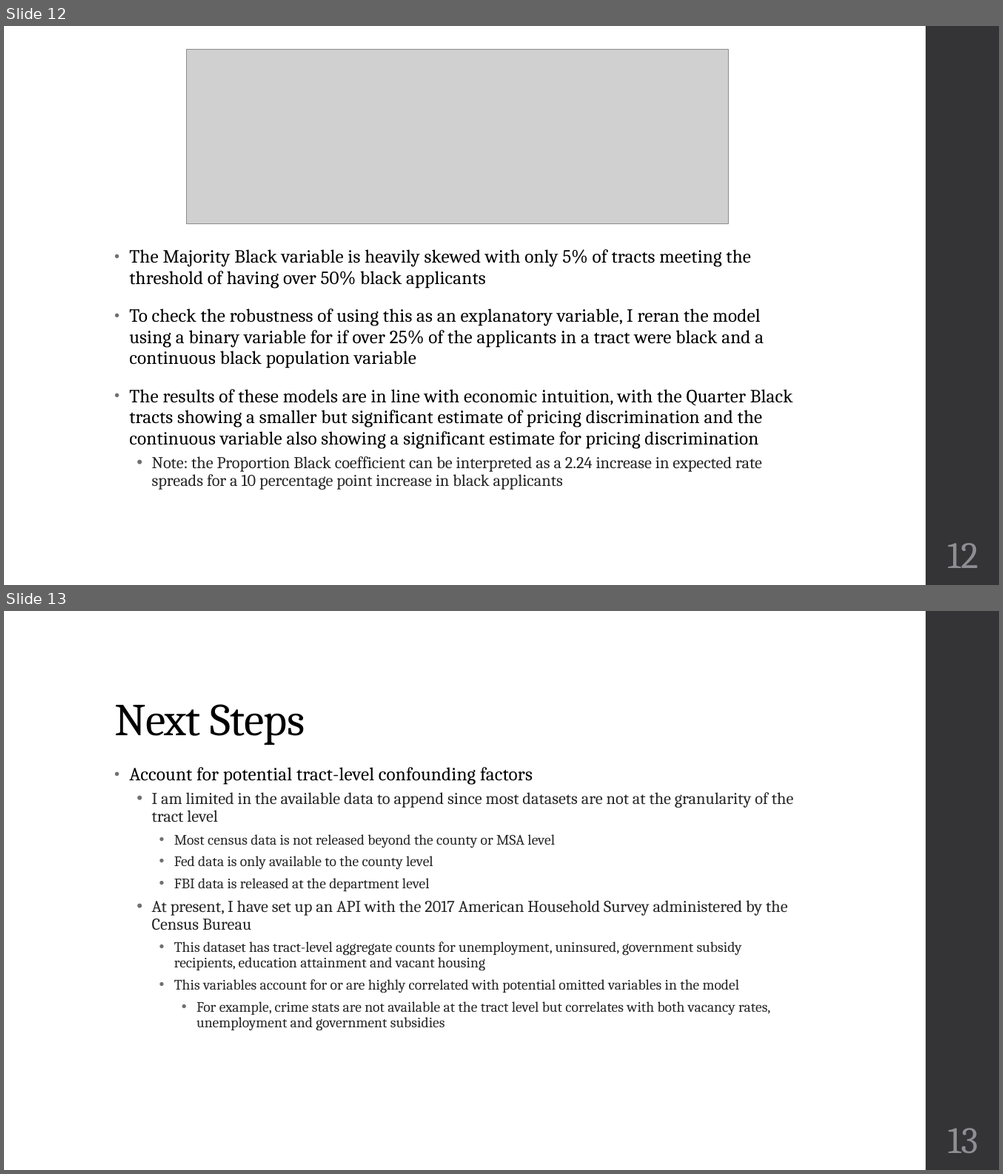
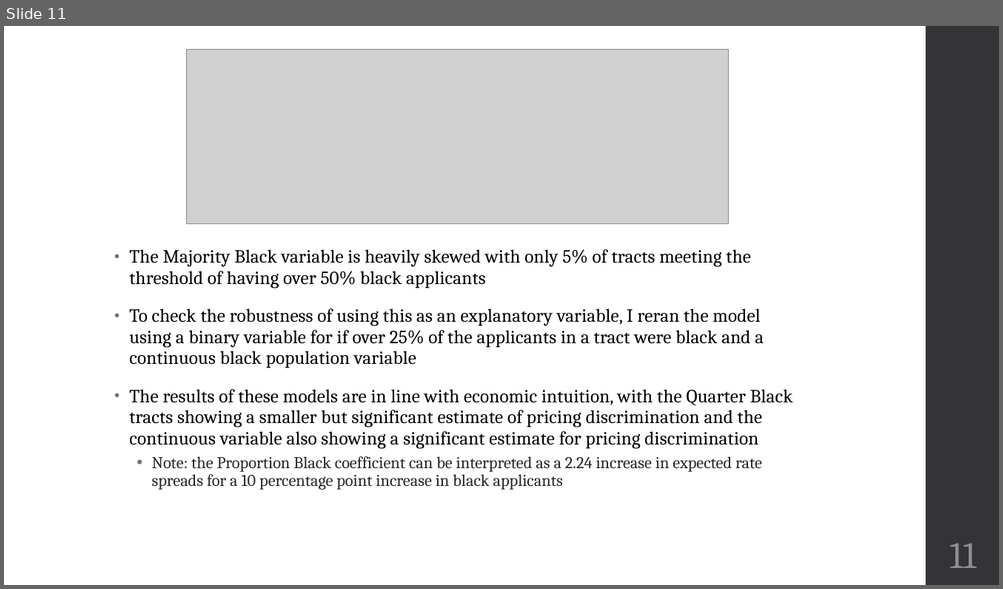
Before and after one commit to man44duke/Thesis, a slide deck: Paper/Checkpoints/02-06 Checkin.pptx. Shown one above the other, each under a label of ours: slides 12 and 13 before the commit, slide 11 after it. The pictures are 1003x1174 and 1003x589 pixels, drawn with LibreOffice and Linux fonts; fonts in the diff are those of the drawing; grey boxes stand for pictures. Boxes give left, top, right and bottom in pixels: in the first picture for what was removed or moved away, otherwise in the second. Text is boxed around its words. In the diff, an @@ line names an element or a change of style, - is before the commit and + after.

```diff
--- a/Paper/Checkpoints/02-06 Checkin.pptx
+++ b/Paper/Checkpoints/02-06 Checkin.pptx
@@ slide 13 removed at <box>4,611,999,1170</box>, background #FFFFFF; not listed: 1 template element that a slide beside it also shows @@
@@ title removed at <box>114,704,304,745</box> @@
-Next Steps
@@ text removed at <box>129,767,793,1031</box> @@
-• Account for potential tract-level confounding factors
-  • I am limited in the available data to append since most datasets are not at the granularity of the tract level
-    • Most census data is not released beyond the county or MSA level
-    • Fed data is only available to the county level
-    • FBI data is released at the department level
-  • At present, I have set up an API with the 2017 American Household Survey administered by the Census Bureau
-    • This dataset has tract-level aggregate counts for unemployment, uninsured, government subsidy recipients, education attainment and vacant housing
-    • This variables account for or are highly correlated with potential omitted variables in the model
-      • For example, crime stats are not available at the tract level but correlates with both vacancy rates, unemployment and government subsidies
@@ page number removed at <box>948,1128,978,1153</box> @@
-13
@@ what was slide 12 is now slide 11 @@
@@ page number at <box>949,543,976,568</box>: text changed @@
-12
+11
```
Also in this commit, not shown: 2 slides added, 2 other slides removed, 6 other files.
